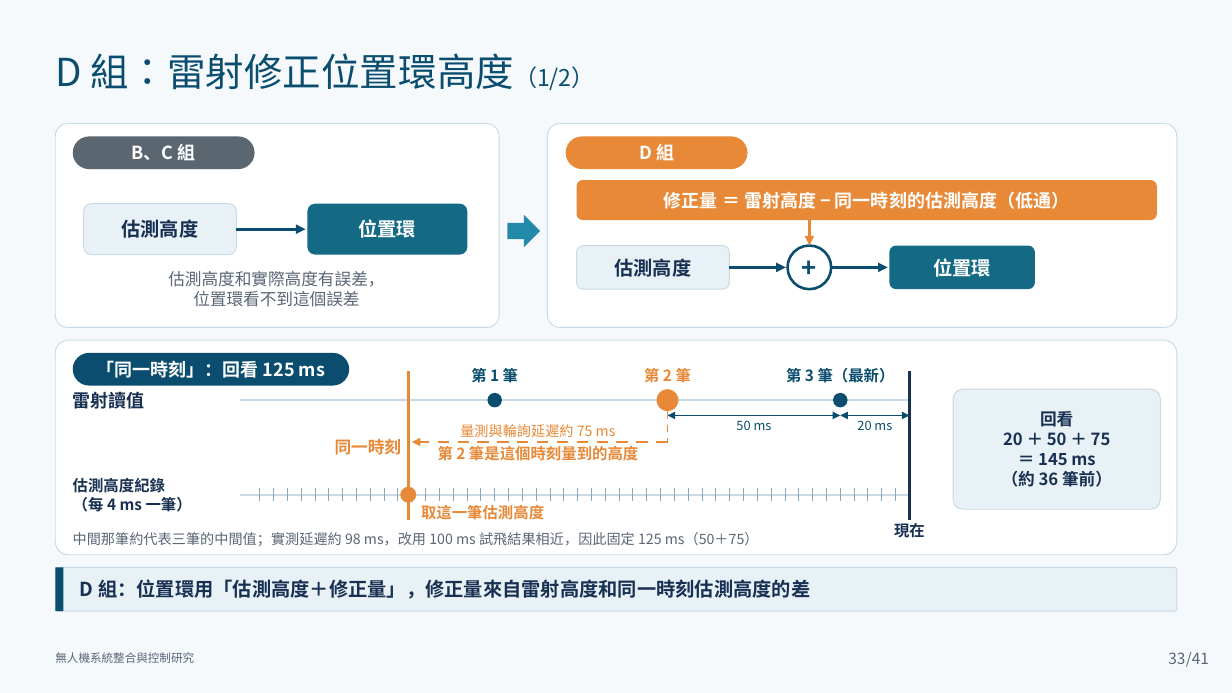
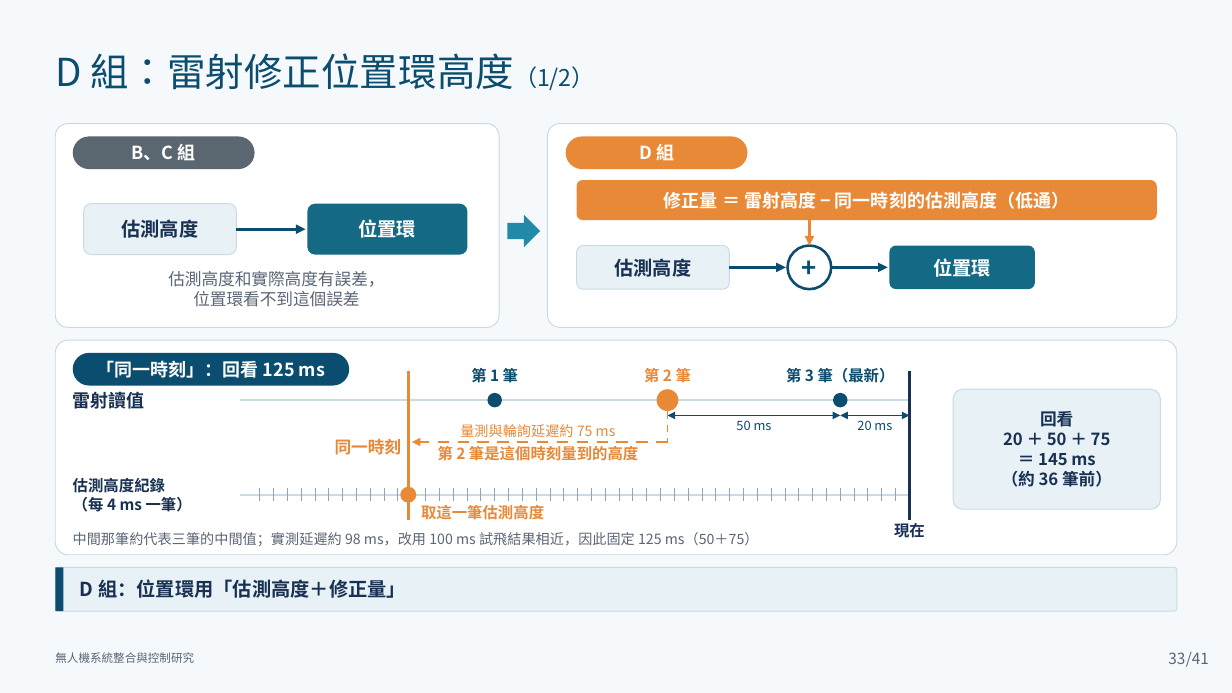
Before and after one commit to lingken1028/-, a slide deck: slide 33 of 無人機系統整合與控制研究_口試簡報 2.pptx. Drawn at 1232x693 pixels with LibreOffice and Linux fonts; fonts in the diff are those of the drawing. Boxes give left, top, right and bottom in pixels: in the first picture for what was removed or moved away, otherwise in the second. Text is boxed around its words. In the diff, an @@ line names an element or a change of style, - is before the commit and + after.

```diff
--- a/無人機系統整合與控制研究_口試簡報 2.pptx
+++ b/無人機系統整合與控制研究_口試簡報 2.pptx
@@ text at bbox=[80, 579, 406, 598]: text changed @@
-D 組：位置環用「估測高度＋修正量」，修正量來自雷射高度和同一時刻估測高度的差
+D 組：位置環用「估測高度＋修正量」
```
Also in this commit, not shown: 11 other slides changed.
